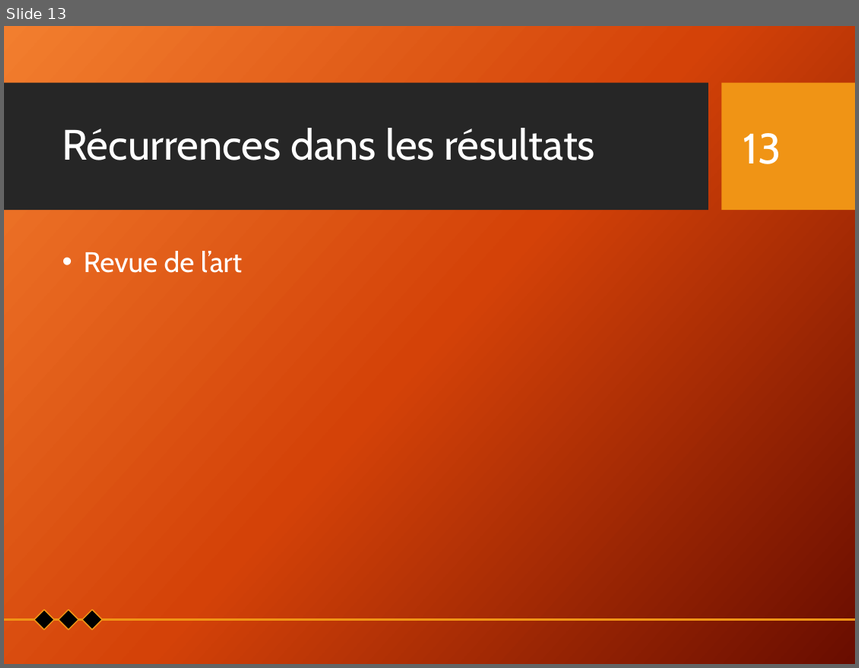
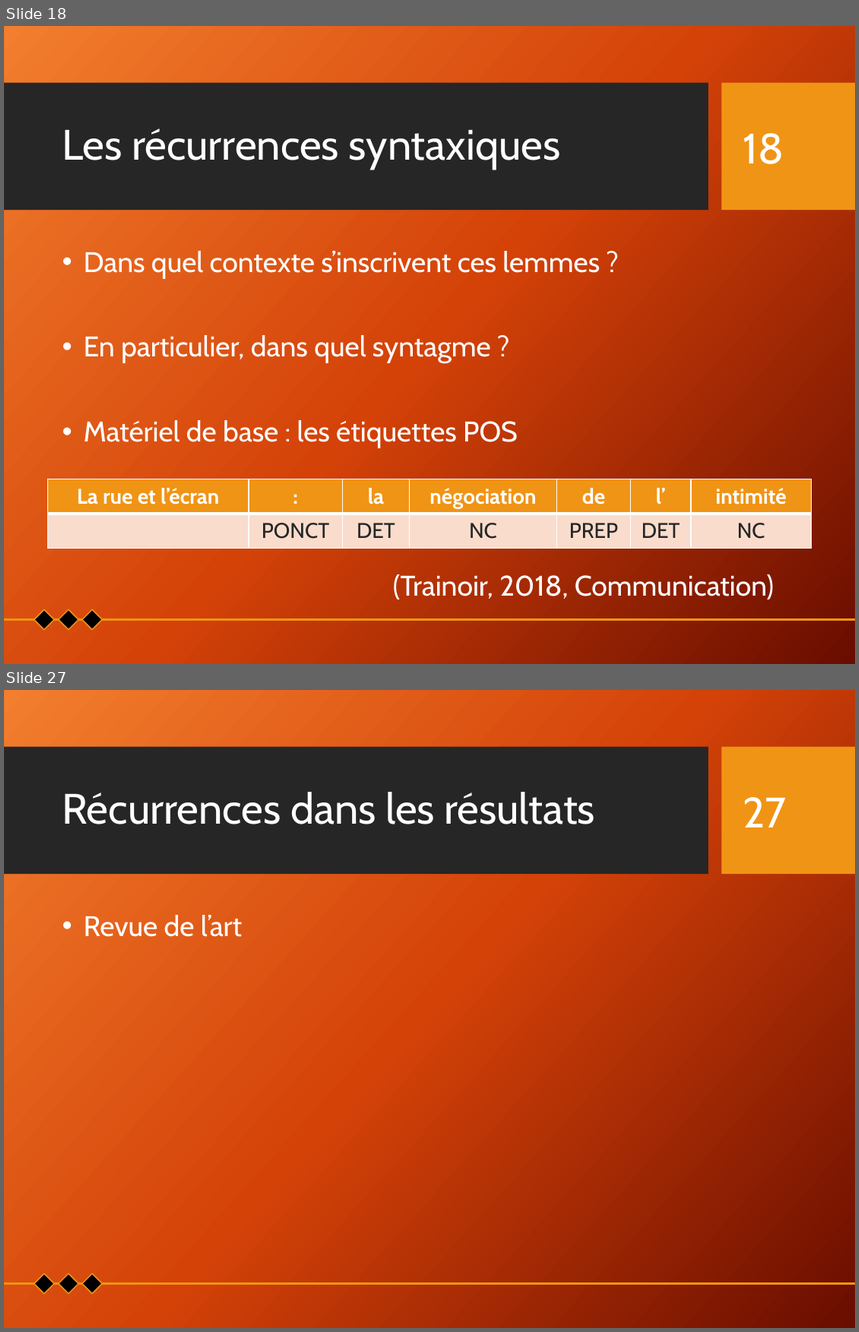
Before and after one commit to Xitog/tal, a slide deck: dossiers/Final - Présentation Projet de recherche.pptx. Shown one above the other, each under a label of ours: slide 13 before the commit, slides 18 and 27 after it; the slides between them are not shown. The pictures are 859x668 and 859x1332 pixels, drawn with LibreOffice and Linux fonts; fonts in the diff are those of the drawing; background and template pictures are left out. Boxes give left, top, right and bottom in pixels: in the first picture for what was removed or moved away, otherwise in the second. Text is boxed around its words. In the diff, an @@ line names an element or a change of style, - is before the commit and + after.

```diff
--- a/dossiers/Final - Présentation Projet de recherche.pptx
+++ b/dossiers/Final - Présentation Projet de recherche.pptx
@@ slide 18 added at (x1=4, y1=26, x2=855, y2=664), background picture (left out); not listed: 2 template elements that a slide beside it also shows @@
@@ title added at (x1=62, y1=129, x2=561, y2=170), 36 pt, text #FFFFFF @@
+Les récurrences syntaxiques
@@ page number added at (x1=743, y1=133, x2=785, y2=164), 36 pt, text #FFFFFF @@
+18
@@ text added at (x1=84, y1=251, x2=600, y2=449), 24 pt, text #FFFFFF @@
+• Dans quel contexte s’inscrivent ces lemmes ?
+• En particulier, dans quel syntagme ?
+• Matériel de base : les étiquettes POS
@@ table added at (x1=47, y1=479, x2=812, y2=548), 2 rows, 7 columns @@
+La rue et l’écran | : | la | négociation | de | l’ | intimité
+ | PONCT | DET | NC | PREP | DET | NC
@@ text added at (x1=393, y1=575, x2=774, y2=600), 24 pt, text #FFFFFF @@
+(Trainoir, 2018, Communication)
@@ group added at (x1=4, y1=610, x2=855, y2=630): 3 diamonds, 1 line @@
@@ what was slide 13 is now slide 27 @@
@@ page number at (x1=743, y1=797, x2=787, y2=828): text changed @@
-13
+27
```
Also in this commit, not shown: 8 slides changed, 15 other slides added.
